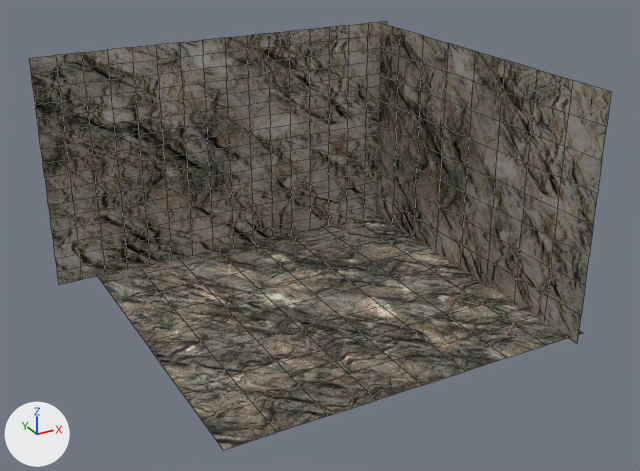
Two versions of the Blender file 01-Models/Hoehle.blend, one commit apart.
The view is the same before and after, from a 50 mm lens placed at (-10.57, -20.92, 14.18), pointed at (1.91, 1.78, 2.83). The axes (+X, +Y, +Z) are drawn at lower left. The lights are the same throughout. Mesh edges are drawn as thin lines.

The older version as bpy lines, for what is in view:
```python
me_plane = bpy.data.meshes.new('Plane')
me_plane.from_pydata(...)  # 81 vertices, 64 faces; spans x -1.0..1.0, y -1.0..1.0, z 0.0
me_plane.materials.append(mat_material_003)
me_plane_001 = bpy.data.meshes.new('Plane.001')
me_plane_001.from_pydata(...)  # 81 vertices, 64 faces; spans x -1.0..1.0, y -1.0..1.0, z 0.0
me_plane_001.materials.append(mat_material_001)
me_plane_003 = bpy.data.meshes.new('Plane.003')
me_plane_003.from_pydata(...)  # 289 vertices, 256 faces; spans x -0.74..1.26, y -1.3..0.7, z 0.0
me_plane_003.materials.append(mat_material_001)
ob_plane = bpy.data.objects.new('Plane', me_plane)
ob_plane.location = (2.34, 2.64, 0.11)
ob_plane.scale = (6.14, 6.14, 6.14)
ob_plane_001 = bpy.data.objects.new('Plane.001', me_plane_001)
ob_plane_001.location = (8.0, 2.23, 4.0)
ob_plane_001.rotation_euler = (0.0, 1.571, 0.0)  # degrees (0, 90, 0)
ob_plane_001.scale = (4.0, 6.0, 4.45)
ob_plane_002 = bpy.data.objects.new('Plane.002', me_plane_003)
ob_plane_002.location = (-0.47, 8.0, 5.11)
ob_plane_002.rotation_euler = (0.0, 1.571, 1.571)  # degrees (0, 90, 90)
ob_plane_002.scale = (4.0, 6.7, 7.19)
```
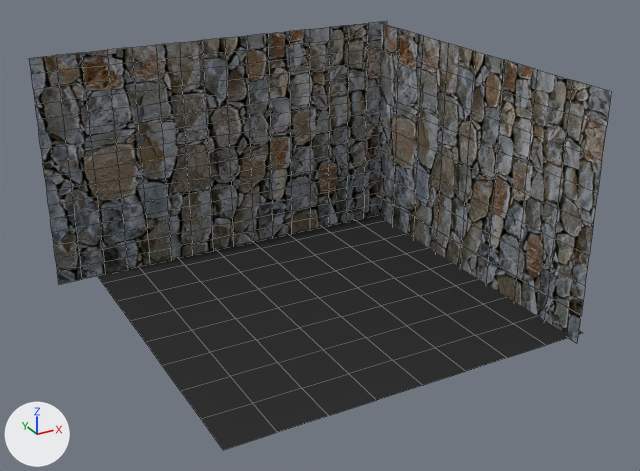
What differs and where, as boxes (x1, y1, x2, y2) in the pictures (640 x 471 px):
'Plane.002', recoloured: (29, 21, 387, 284) in both
'Plane', recoloured: (97, 215, 581, 450) in both
'Plane.001', recoloured: (376, 23, 611, 343) in both

Edits to the bpy script that builds the scene:
```text
Add img_mauer_jpg:
    img_mauer_jpg = load_image('Mauer.JPG', '../02-Textures/Mauer.JPG', 640, 427, 'sRGB')
Add mat_material_004:
    mat_material_004 = diffuse_material('Material.004')
    mat_material_004.base_color = (0.0319, 0.0319, 0.0319)  # black #323232
Add mat_material:
    mat_material = diffuse_material('Material')
    mat_material.texture = img_mauer_jpg
Add mat_material_002:
    mat_material_002 = diffuse_material('Material.002')
    mat_material_002.texture = img_mauer_jpg
Change me_plane_003:
    where me_plane_003.from_pydata(...)  # 289 vertices, 256 faces; spans x -0.74..1.26, y -1.3..0.7, z 0.0
    remove me_plane_003.materials.append(mat_material_001)
    add me_plane_003.materials.append(mat_material_002)  # picture img_mauer_jpg
Change me_plane_001:
    where me_plane_001.from_pydata(...)  # 81 vertices, 64 faces; spans x -1.0..1.0, y -1.0..1.0, z 0.0
    remove me_plane_001.materials.append(mat_material_001)
    add me_plane_001.materials.append(mat_material)  # picture img_mauer_jpg
Change me_plane:
    where me_plane.from_pydata(...)  # 81 vertices, 64 faces; spans x -1.0..1.0, y -1.0..1.0, z 0.0
    remove me_plane.materials.append(mat_material_003)
    add me_plane.materials.append(mat_material_004)  # black #323232
```
